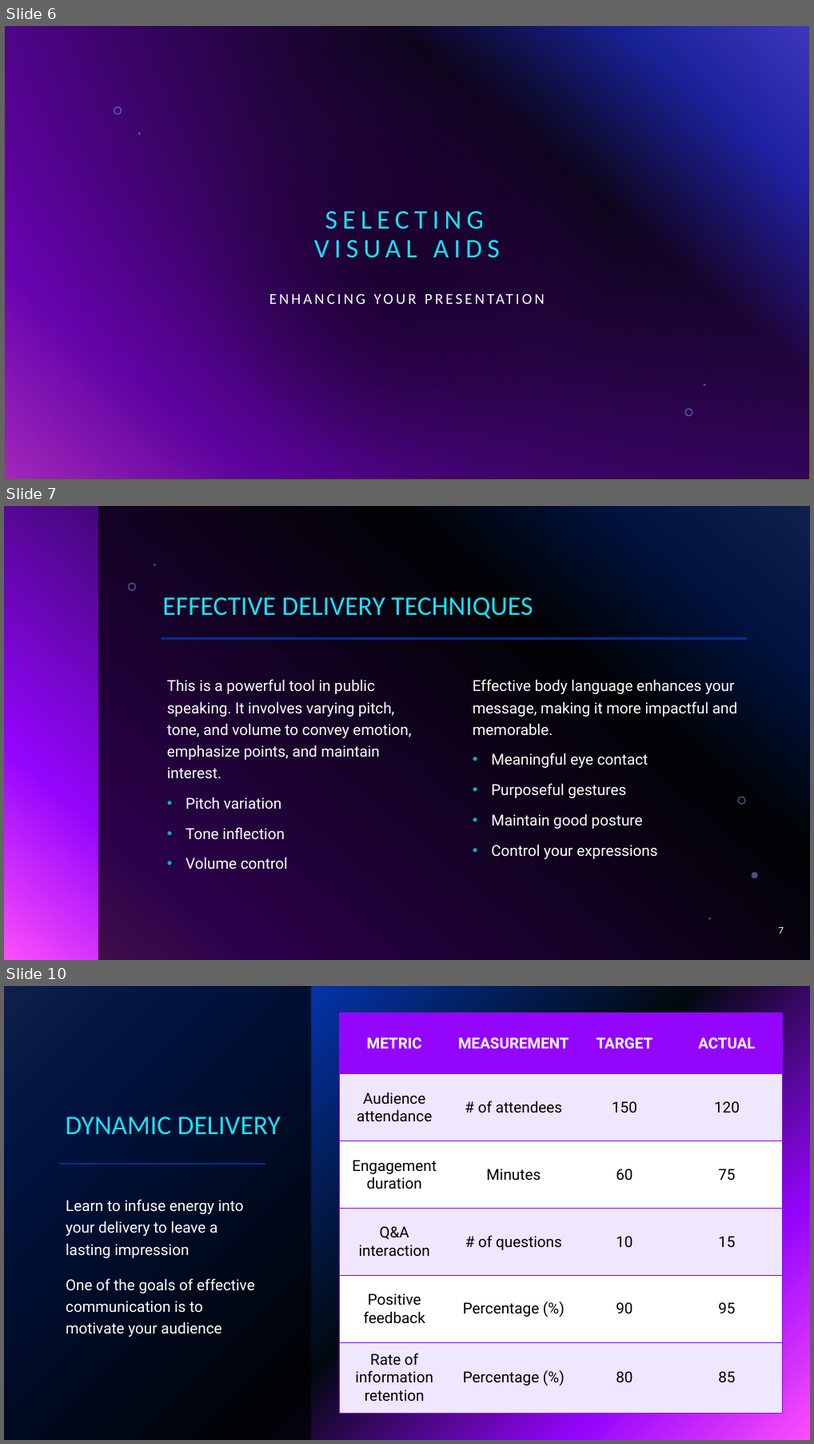
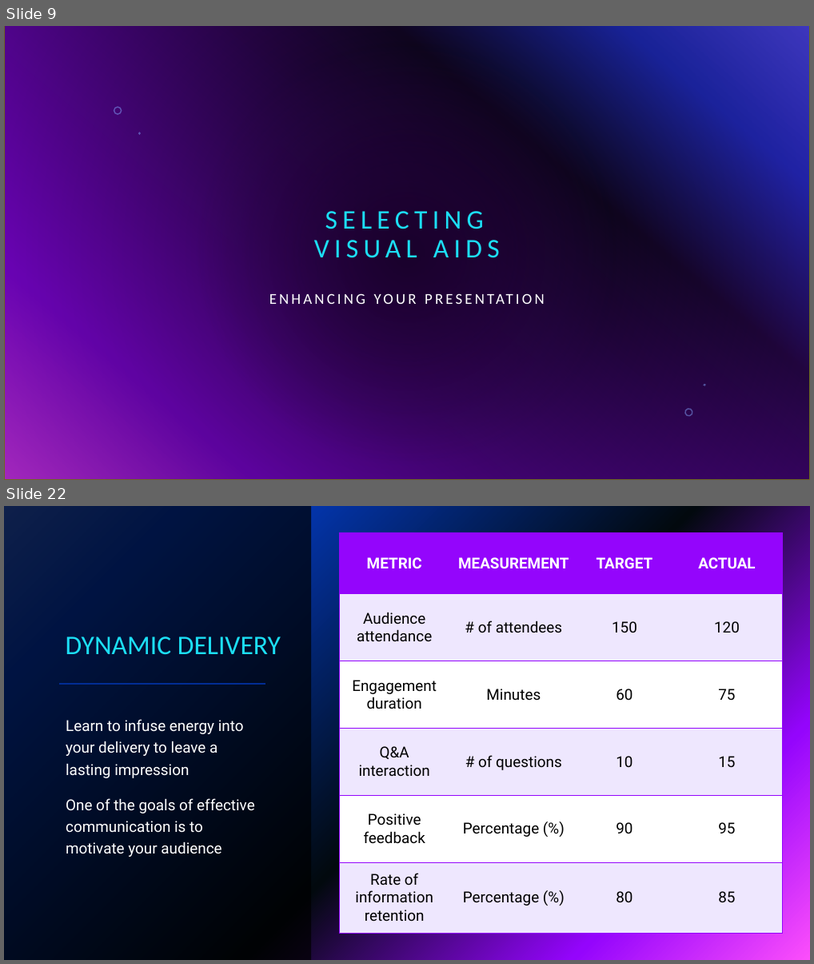
Before and after one commit to Firasss000/TLC, a slide deck: Theorie des langages.pptx. Shown one above the other, each under a label of ours: slides 6, 7 and 10 before the commit, slides 9 and 22 after it; the slides between them are not shown. The pictures are 814x1444 and 814x964 pixels, drawn with LibreOffice and Linux fonts; fonts in the diff are those of the drawing; background and template pictures are left out. Boxes give left, top, right and bottom in pixels: in the first picture for what was removed or moved away, otherwise in the second. Text is boxed around its words. In the diff, an @@ line names an element or a change of style, - is before the commit and + after.

```diff
--- a/Theorie des langages.pptx
+++ b/Theorie des langages.pptx
@@ slide 7 removed at bbox=[4, 506, 810, 960], background gradient #316CFC to #0343DF to #02090E to #9405FC to #FC4EFB @@
@@ group removed at bbox=[98, 506, 810, 960]: 5 freeform shapes, 1 rectangle @@
@@ title removed at bbox=[162, 597, 533, 619] @@
-EFFECTIVE DELIVERY TECHNIQUES
@@ line removed from (161, 639) to (748, 639) @@
@@ text removed at bbox=[167, 679, 411, 869] @@
-This is a powerful tool in public speaking. It involves varying pitch, tone, and volume to convey emotion, emphasize points, and maintain interest.
-  • Pitch variation
-  • Tone inflection
-  • Volume control
@@ text removed at bbox=[473, 679, 738, 859] @@
-Effective body language enhances your message, making it more impactful and memorable.
-  • Meaningful eye contact
-  • Purposeful gestures
-  • Maintain good posture
-  • Control your expressions
@@ page number removed at bbox=[779, 927, 784, 933] @@
-7
@@ what was slide 6 is now slide 9 @@
@@ what was slide 10 is now slide 22 @@
```
Also in this commit, not shown: 18 slides added, 7 other slides removed.
